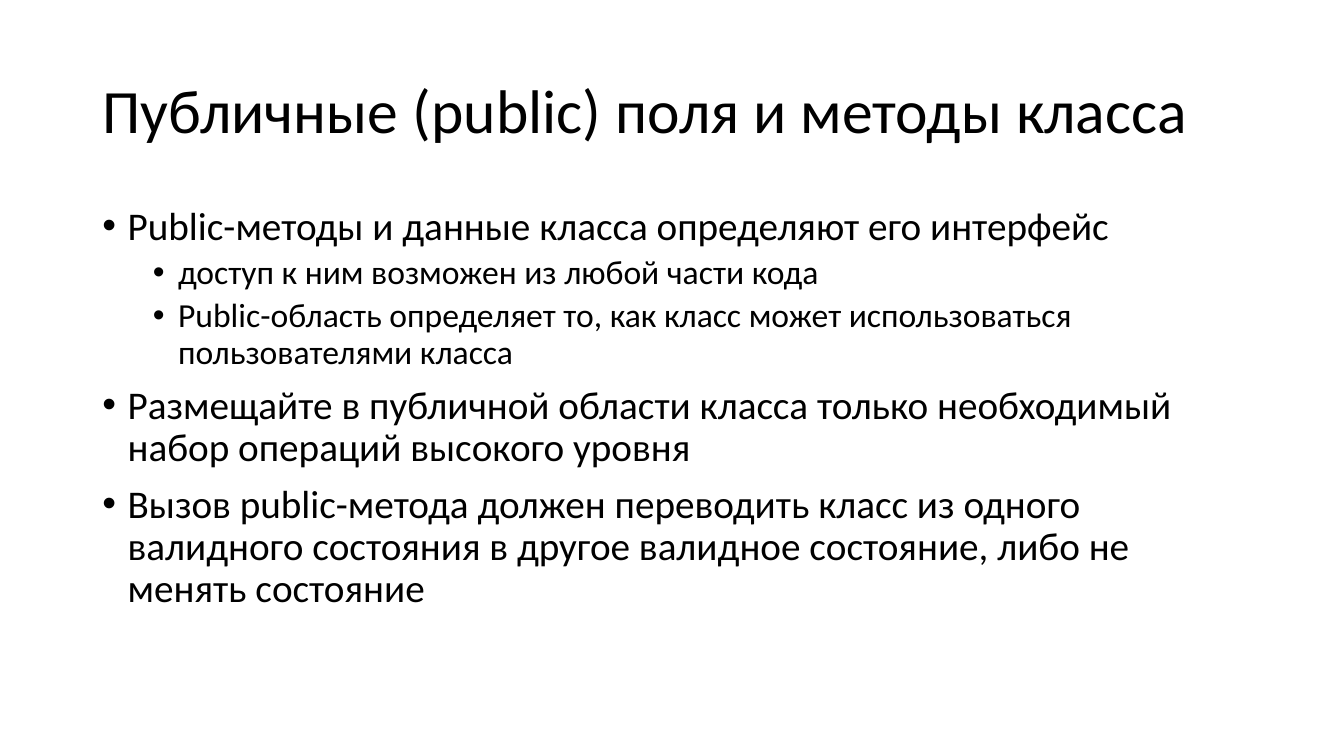
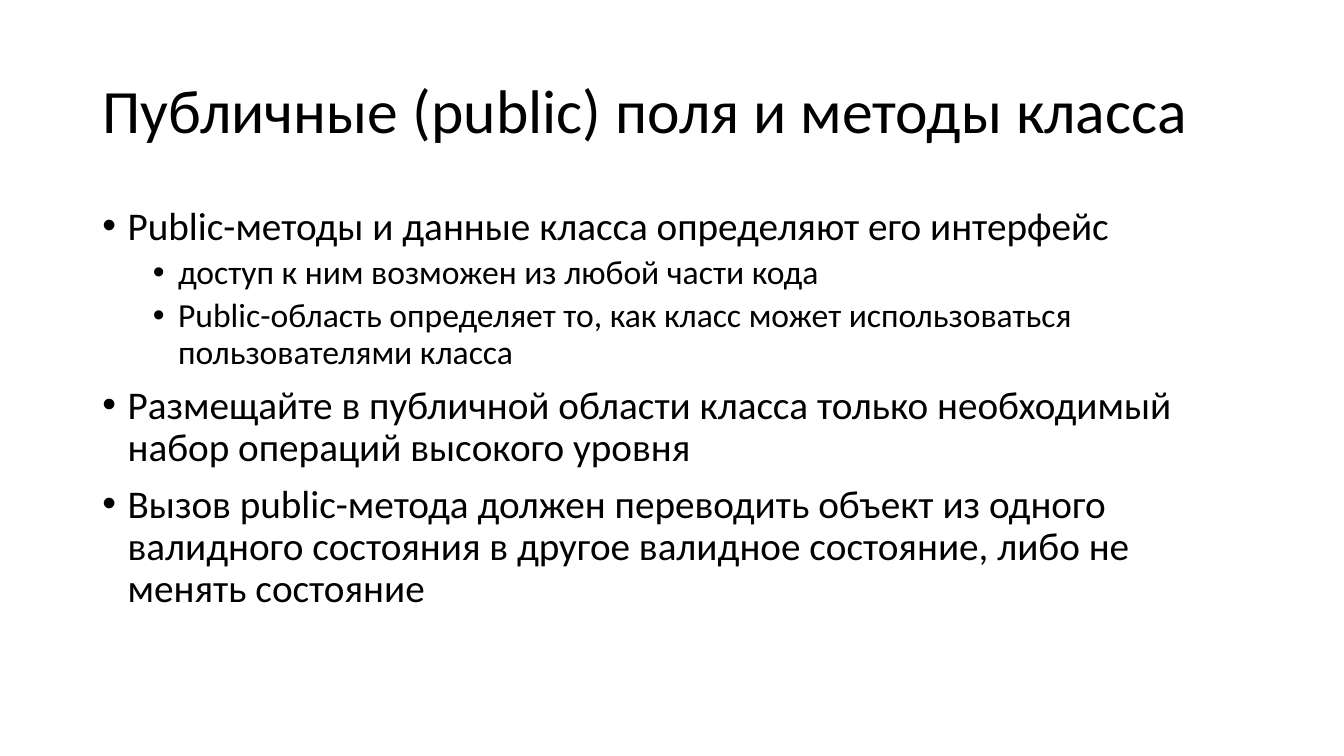
Before and after one commit to alexey-malov/oop, a slide deck: slide 45 of lectures/02/Основы ООП.pptx (slide 44 before the commit). Drawn at 1344x756 pixels with LibreOffice and Linux fonts; fonts in the diff are those of the drawing. Boxes give left, top, right and bottom in pixels: in the first picture for what was removed or moved away, otherwise in the second. Text is boxed around its words. In the diff, an @@ line names an element or a change of style, - is before the commit and + after.

```diff
--- a/lectures/02/Основы ООП.pptx
+++ b/lectures/02/Основы ООП.pptx
@@ text at box(128, 490, 1129, 603): text changed @@
-• Вызов public-метода должен переводить класс из одного валидного состояния в другое валидное состояние, либо не менять состояние
+• Вызов public-метода должен переводить объект из одного валидного состояния в другое валидное состояние, либо не менять состояние
```
Also in this commit, not shown: 8 other slides changed, 3 slides added, 7 slides removed, 4 other files.
